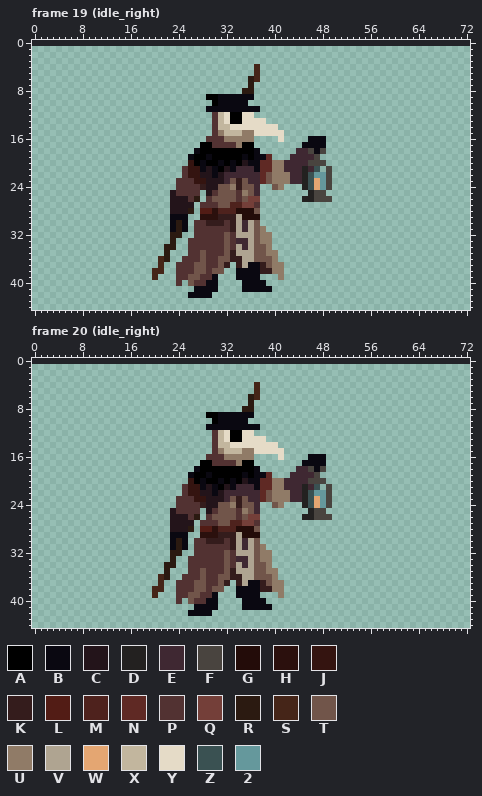
Edited in one commit: pixel-art file (Nevermore Unity Project/Assets/Art Assets/Alex/Player/player_animation.aseprite). Above is the file before it was changed.
73x44 pixels, 108 frames. Colours within 5 levels of each other are drawn and written as one. Shown: frame 19 (idle_right), frame 20 (idle_right). The old version is drawn lined up with the new one, on the new canvas. The commit also changed other frames, which this record leaves out.
Visible layers, top first: "spellcasting #2", "dodge #2", "dodge_portal", "attack_heavy", "attack_light", "idle", "walk", "spellcasting".
Palette (. is transparent): A #000000  B #0a0811  C #23141a  D #232120  E #3f2832  F #49443f  G #230c09  H #2b100d  J #341410  K #341c1c  L #521c15  M #4e221d  N #5f2924  P #523232  Q #743f39  R #2b1a11  S #452518  T #71554a  U #907b67  V #afa491  W #e4a672  X #c2b69e  Y #e5dbc7  Z #3a5152  2 #65989c
Pixels before, frame 19 (idle_right) (only the part around the change), first column x 9:
 0 ..............................................
 1 ..............................................
 2 ..............................................
 3 ..............................................
 4 ............................S.................
 5 ............................S.................
 6 ...........................RS.................
 7 ...........................R..................
 8 ..........................RR..................
 9 ....................AABBBBBB..................
10 .....................ABBBBB...................
11 ....................BBBBBBBBB.................
12 .....................PXYAAYY..................
13 .....................PXYAAYYYY................
14 .....................PXXYYYYYYYY..............
15 .....................PUXXXUUYYYYY.............
16 ....................PPPUUUUU....Y....BBB......
17 ...................AAPPPPUAA........BBBB......
18 ..................BAAAAAAAAAB......EEFBF......
19 .................BAABAAAAABABBN...EEEEF.......
20 .................JABAABABACBBNNUUEEEEFFF......
21 ................PJJBCBACBEEEBNNUUEEEDEZ.F.....
22 ................PJJCCBCEEEEEENTUUUEEDZ22F.....
23 ...............PPPJJCCCETKTEENTUUUEEDZW2F.....
24 ...............PPPPKCCTTUKTTE..TU...DZW2F.....
25 ..............CPPPP.CPTTTPUTE........DFF......
26 ..............CCCPR.PTTTTPTQQ.......DDFFF.....
27 ..............CCCC.PPPTTMMQQP.................
28 ..............CCCR.LLHMMMGGGT.................
29 ..............BBB..HHHKKKVGGG.................
30 ..............BRB.PPKKKPKVEVT.................
31 ..............BRB.PPPPPPKVEVTU................
32 ..............RR..PPPPPTPVVVTUU...............
33 ..............R..PPPPPPTPEEVTUU...............
34 .............RR..PPPPPPTPVEVTTU...............
35 .............R...PPTPPPTKVVVTTUU..............
36 ............SR..PPPTPPTTKKVVTTTU..............
37 ............S..PPPTTPPTK.KVBBKTUU.............
38 ...........SS..PPPTTPTT..BBBBKKUU.............
39 ...........S...PPTTPPB...BBBB...U.............
40 ...............P.TPPBB....BBBB................
41 ..................BBBB....BBBBB...............
42 .................BBBB.........................
43 ..............................................
44 ..............................................
Pixels before, frame 20 (idle_right) (only the part around the change), first column x 22:
17 ......AAPPPPUAA........B
18 .....BAAAAAAAAAB......EE
19 ....BAABAAAAABABBN...EEE
20 ....JABAABABACBBNNUUEEEE
21 ...PJJBCBACBEEEBNNUUEEED
22 ...PJJCCBCEEEEEENTUUUEED
23 ..PPPJJCCCETKTEENTUUUEED
24 ..PPPPKCCTTUKTTE..TU...D
25 .CPPPP.CPTTTPUTE........
26 .CCCPR.PTTTTPTQQ.......D
27 .CCCC.PPPTTMMQQP........
28 .CCCR.LLHMMMGGGT........
29 .BBB..HHHKKKVGGG........
30 .BRB.PPKKKPKVEVT........
31 .BRB.PPPPPPKVEVTU.......
32 .RR..PPPPPTPVVVTUU......
After the commit:
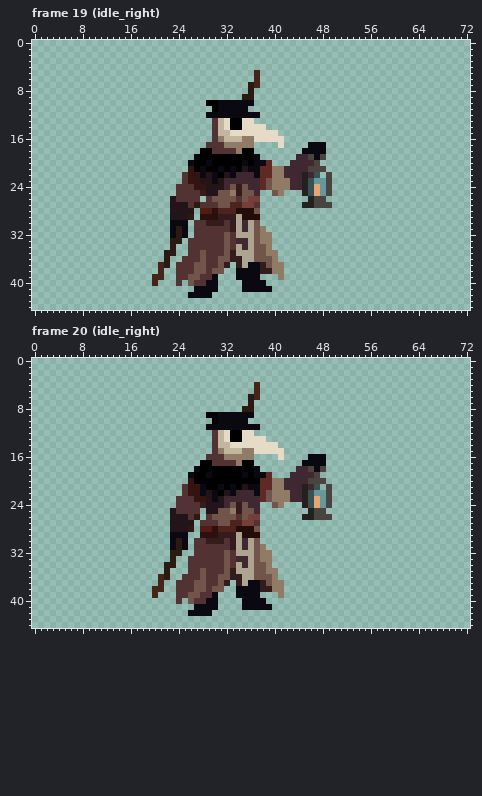
What changed:
canvas 73x44 -> 73x45, the old top-left corner now at 0,1
Changed rows in their new state; - is an unchanged pixel.
Frame 19 (idle_right):
first column x 20:
 4 -----------------.------------
 6 ----------------.-------------
 7 -----------------S------------
 8 ---------------.--------------
 9 ---------......RR-------------
10 ---------A------B-------------
11 ---------.A-----..------------
12 ---------BBBBBBBBB------------
13 -----------------..-----------
14 ------------YAA----..---------
15 -----------X-YYYY----.--------
16 ---------.-UXXX--YYYY-----...-
17 --------.P--UU-UU----Y---.----
18 -------.--PPPPU--.------.BB-B-
19 ------.B-A-----A--..---.--FBF-
20 ------B-AB-A-A-BA-B-...---E-.-
21 -----.-A-AABA-ACB--------EFFF.
22 --------B--ACB---B-N--E---EZ.-
23 ----.-J-C-B--EEE-----------2--
24 -------JJ--CET--E-NTU-UEE-----
25 ---.----K-C--UKT----TU---DZW2F
26 ----PP-P-----------------.---.
27 ------PR-----------------DDFFF
28 ------C-----------------------
29 ---CCCR-----------------------
30 ----B-------------------------
32 ---B-B------------------------
33 ----R-------------------------
34 --.---------------------------
35 ---R--------------------------
36 -.----------------------------
37 --R---------------------------
38 .-----------------------------
39 -S----------------------------
40 S-----------------------------
Frame 20 (idle_right):
first column x 28:
20 A--A-A-AAA
21 -AABA-ACB-
22 B--ACB---B
23 --B--EEE--
24 ---CET--E-
25 --C--UKT--
Boxes around the changes in both pictures, in picture pixels (x1, y1, x2, y2):
changed: (152, 64, 332, 286)
changed: (200, 478, 260, 514)
